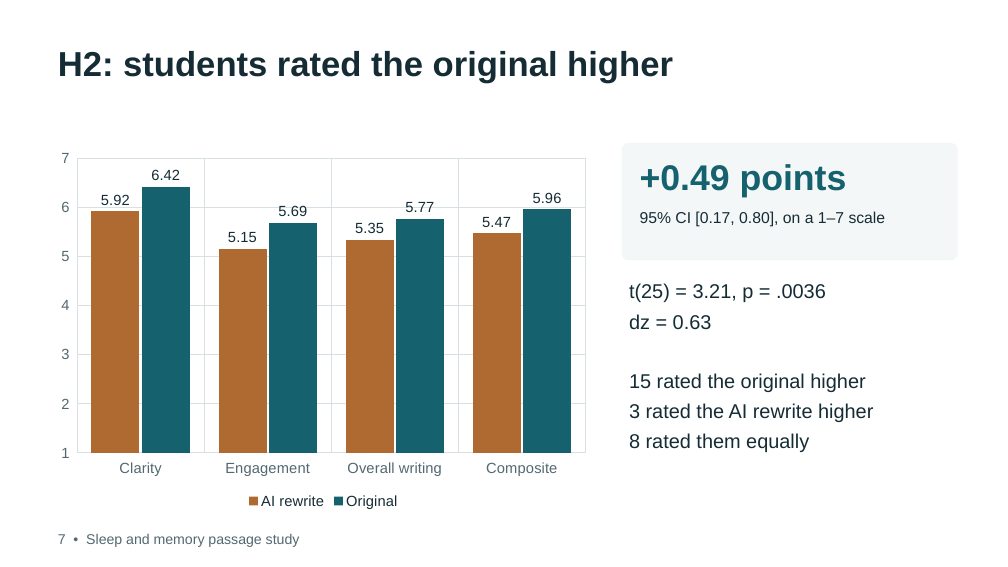
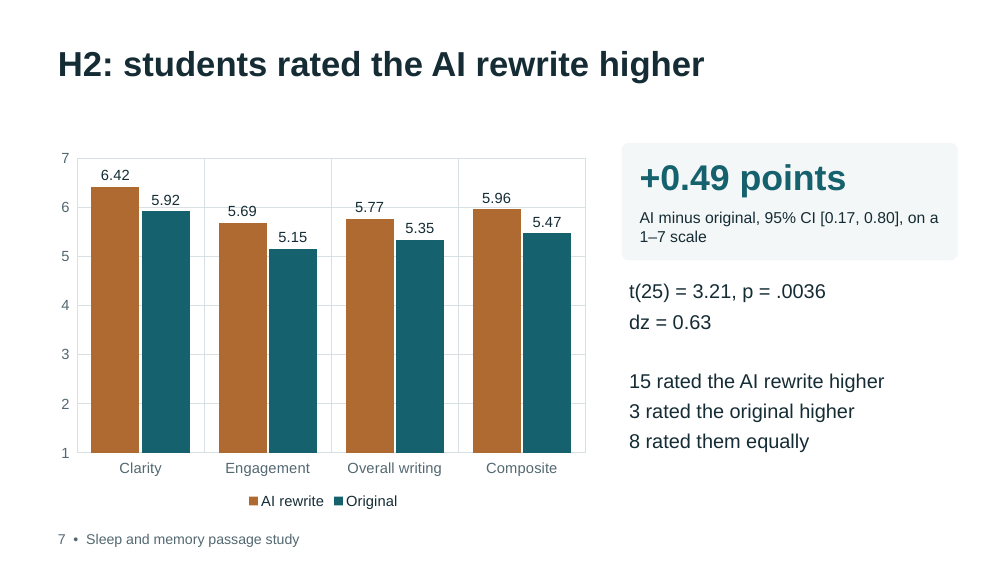
Before and after one commit to debshreechowdhury/sleep-memory-passage-study, a slide deck: slide 7 of presentation/final.pptx. Drawn at 1008x567 pixels with LibreOffice and Linux fonts; fonts in the diff are those of the drawing. Boxes give left, top, right and bottom in pixels: in the first picture for what was removed or moved away, otherwise in the second. Text is boxed around its words. In the diff, an @@ line names an element or a change of style, - is before the commit and + after.

```diff
--- a/presentation/final.pptx
+++ b/presentation/final.pptx
@@ text at bbox=[58, 51, 705, 83]: text changed @@
-H2: students rated the original higher
+H2: students rated the AI rewrite higher
@@ column chart at bbox=[51, 143, 597, 513] @@
-AI rewrite: 5.92, 5.15, 5.35, 5.47
+AI rewrite: 6.42, 5.69, 5.77, 5.96
-Original: 6.42, 5.69, 5.77, 5.96
+Original: 5.92, 5.15, 5.35, 5.47
@@ text at bbox=[640, 211, 939, 242]: text changed @@
-95% CI [0.17, 0.80], on a 1–7 scale
+AI minus original, 95% CI [0.17, 0.80], on a 1–7 scale
@@ text at bbox=[629, 373, 884, 422]: text changed @@
-15 rated the original higher
-3 rated the AI rewrite higher
+15 rated the AI rewrite higher
+3 rated the original higher
```
Also in this commit, not shown: 7 other slides changed, 54 other files.
